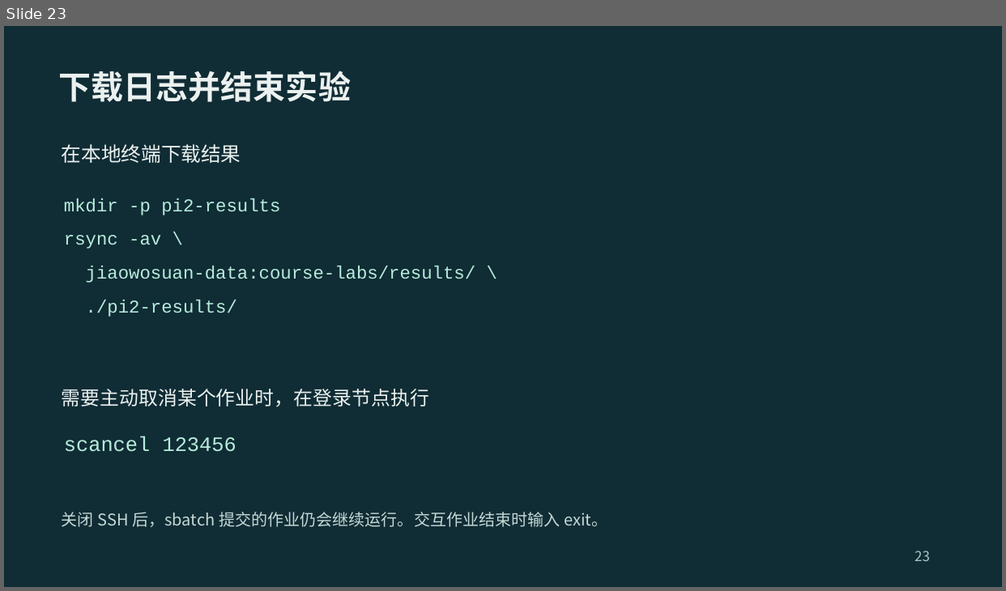
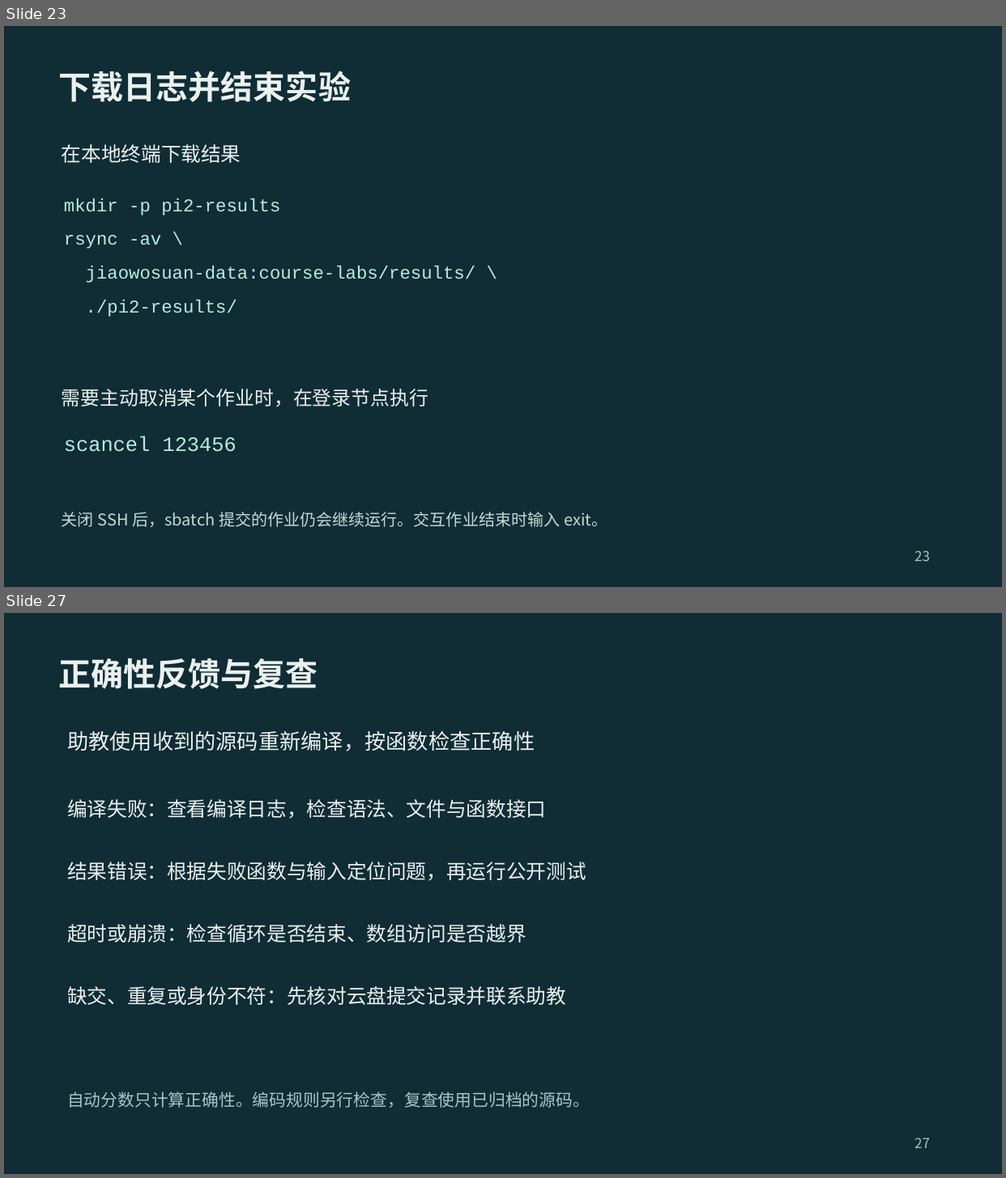
Before and after one commit to 2026-fall-calabs/calabs-2026-fall-starter, a slide deck: docs/交我算平台Lab运行指南-学生版.pptx. Shown one above the other, each under a label of ours: slide 23 before the commit, slides 23 and 27 after it; the slides between them are not shown. The pictures are 1006x591 and 1006x1178 pixels, drawn with LibreOffice and Linux fonts; fonts in the diff are those of the drawing. Boxes give left, top, right and bottom in pixels: in the first picture for what was removed or moved away, otherwise in the second. Text is boxed around its words. In the diff, an @@ line names an element or a change of style, - is before the commit and + after.

```diff
--- a/docs/交我算平台Lab运行指南-学生版.pptx
+++ b/docs/交我算平台Lab运行指南-学生版.pptx
@@ slide 27 added at (4,613,1002,1174), background #102C35 @@
@@ text added at (59,658,318,689), 39 pt, text #EAF1EF, bold @@
+正确性反馈与复查
@@ text added at (67,731,535,752), 25.5 pt, text #EAF1EF @@
+助教使用收到的源码重新编译，按函数检查正确性
@@ text added at (67,799,546,819), 24 pt, text #EAF1EF @@
+编译失败：查看编译日志，检查语法、文件与函数接口
@@ text added at (67,862,586,881), 24 pt, text #EAF1EF @@
+结果错误：根据失败函数与输入定位问题，再运行公开测试
@@ text added at (67,924,526,943), 24 pt, text #EAF1EF @@
+超时或崩溃：检查循环是否结束、数组访问是否越界
@@ text added at (67,986,566,1005), 24 pt, text #EAF1EF @@
+缺交、重复或身份不符：先核对云盘提交记录并联系助教
@@ text added at (67,1092,590,1108), 20.2 pt, text #A8C6C4 @@
+自动分数只计算正确性。编码规则另行检查，复查使用已归档的源码。
@@ text added at (914,1138,930,1148), 16.5 pt, text #A8C6C4 @@
+27
```
Also in this commit, not shown: 3 slides changed, 2 other slides added, 5 other files.
